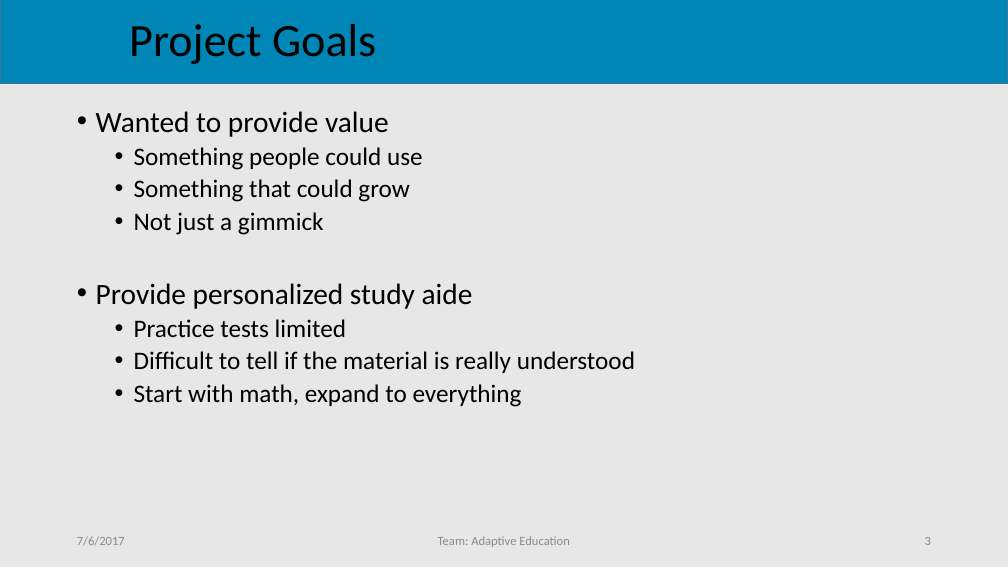
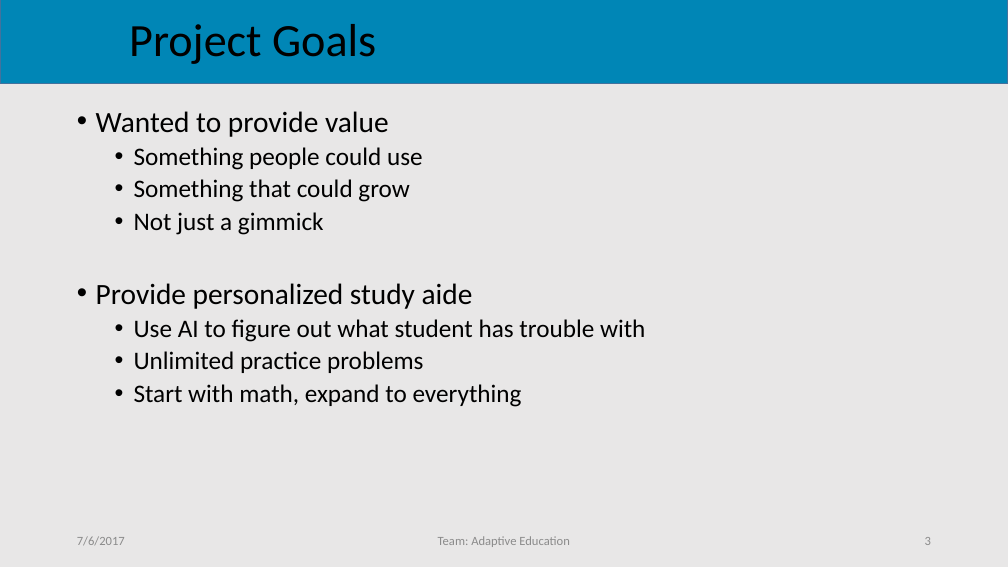
Before and after one commit to Drakmyth/Slalom-AdaptiveEducation, a slide deck: slide 3 of presentation/presentation.pptx. Drawn at 1008x567 pixels with LibreOffice and Linux fonts; fonts in the diff are those of the drawing; background and template pictures are left out. Boxes give left, top, right and bottom in pixels: in the first picture for what was removed or moved away, otherwise in the second. Text is boxed around its words. In the diff, an @@ line names an element or a change of style, - is before the commit and + after.

```diff
--- a/presentation/presentation.pptx
+++ b/presentation/presentation.pptx
@@ text at box(134, 319, 645, 373): text changed @@
-  • Practice tests limited
-  • Difficult to tell if the material is really understood
+  • Use AI to figure out what student has trouble with
+  • Unlimited practice problems
```
Also in this commit, not shown: 3 other slides changed, 1 slide added.
